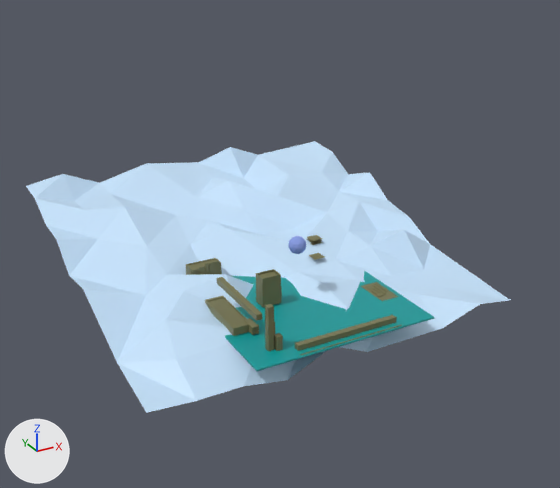
A saved change to the Blender file TouchFlurry.blend.
One viewpoint serves both versions: a 50 mm camera at (-36.6, -62.6, 38.1) aimed at (0.8, 5.4, 4.1). Every picture has the same lights, and +X, +Y and +Z are marked at lower left.

Before the edit, the objects in view are built like this:
```python
me_cube_028 = bpy.data.meshes.new('Cube.028')
me_cube_028.from_pydata(...)  # a box spanning x -1.0..1.0, y -1.0..1.0, z -1.0..1.0
me_cube_028.materials.append(mat_skybox)  # white #e7e7e7
me_plane = bpy.data.meshes.new('Plane')
me_plane.from_pydata(...)  # 80 vertices, 129 faces; spans x -1.0..1.0, y -1.0..1.0, z -0.1..0.07
me_plane.materials.append(mat_cubemat2)  # blue #c9e6ff
me_plane_017 = bpy.data.meshes.new('Plane.017')
me_plane_017.from_pydata(...)  # 32 vertices, 28 faces; spans x -1.0..1.15, y -1.0..1.0, z 0.0..0.82
me_plane_017.materials.append(mat_yellow)  # dark yellow #777650
ob_cube = bpy.data.objects.new('Cube', me_cube_028)
ob_cube.location = (0.0, 0.0, 10.3)
ob_cube.scale = (12.7, 16.5, 15.1)
ob_cube.hide_set(True)  # its collection is switched off
ob_pipelvalve = bpy.data.objects.new('PipeLvalve', me_plane_017)
ob_pipelvalve.location = (-3.1, 0.9, 0.1)
ob_pipelvalve.scale = (1.06, 0.741, 3.98)
ob_plane = bpy.data.objects.new('Plane', me_plane)
ob_plane.location = (1.1, 12.3, 1.9)
ob_plane.rotation_euler = (-2.955, 0.00456, 0.00625)  # degrees (-169, 0.3, 0.4)
ob_plane.scale = (21.1, 21.1, 21.1)
# also in view: 'Floor' at (0.2, 0.3, -0.1); 'Plane.007' at (-8.2, -0.2, 0.5); 'Cube.011' at (0.6, -8.5, 0.2)
```
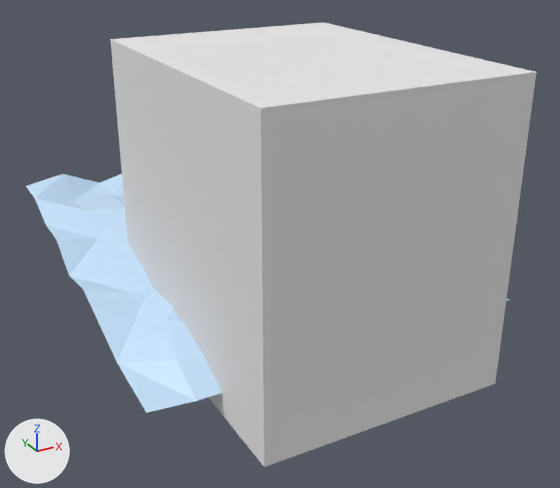
Where the change shows, as pixel boxes [x1, y1, x2, y2] in the pictures (560 x 488 px):
'Cube', shown: after [110, 22, 536, 467]
'PipeLvalve', hidden: before [256, 269, 282, 307]
'Plane', unchanged, covered by the edit: before [26, 141, 510, 413]; after [26, 174, 510, 413]
'Floor', unchanged, covered by the edit: before [225, 271, 434, 371]

Patch to the scene script:
```diff
--- a/TouchFlurry.blend.py
+++ b/TouchFlurry.blend.py
@@ ob_pipelvalve @@
 ob_pipelvalve.scale = (1.06, 0.741, 3.98)
+ob_pipelvalve.hide_set(True)  # its collection is switched off
@@ ob_cube @@
 ob_cube.scale = (12.7, 16.5, 15.1)
-ob_cube.hide_set(True)  # its collection is switched off
```
